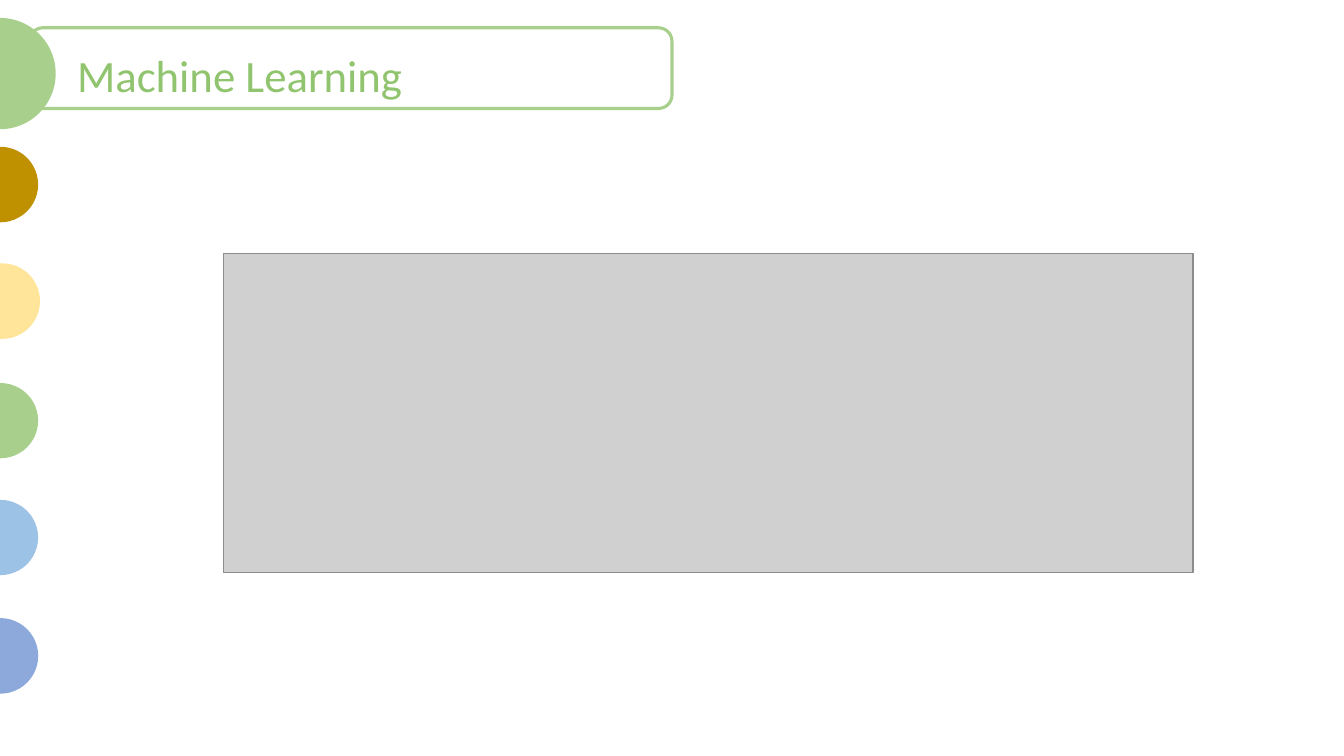
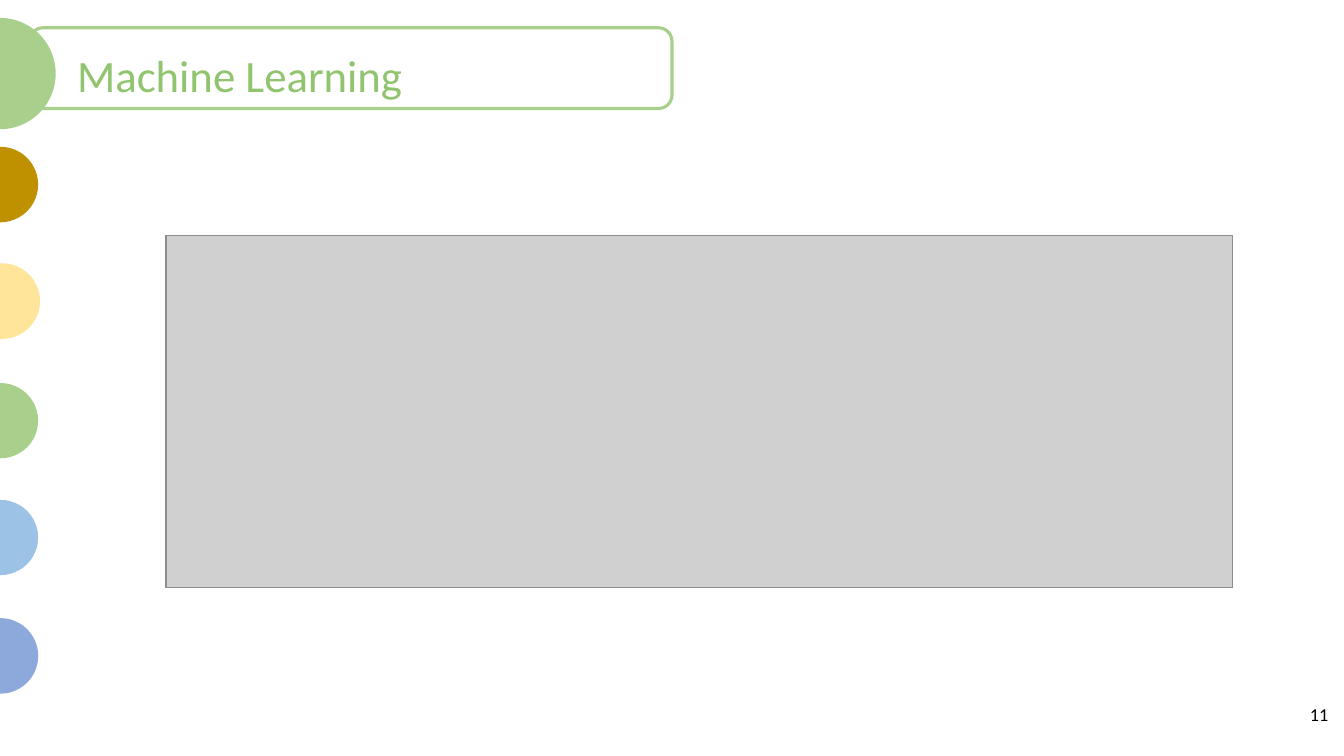
Before and after one commit to JaxWil24/Hearing_Aid_Accessibility, a slide deck: slide 11 of Presentation/FP_Powerpoint.pptx (slide 12 before the commit). Drawn at 1344x756 pixels with LibreOffice and Linux fonts; fonts in the diff are those of the drawing; grey boxes stand for pictures. Boxes give left, top, right and bottom in pixels: in the first picture for what was removed or moved away, otherwise in the second. Text is boxed around its words. In the diff, an @@ line names an element or a change of style, - is before the commit and + after.

```diff
--- a/Presentation/FP_Powerpoint.pptx
+++ b/Presentation/FP_Powerpoint.pptx
@@ picture: place and size @@
-picture at (224, 253, 1194, 573)
+picture at (166, 236, 1233, 588)
@@ page number added at (1310, 709, 1328, 721), 13 pt, text #000000 @@
+11
```
Also in this commit, not shown: 14 other slides changed, 1 slide removed.
